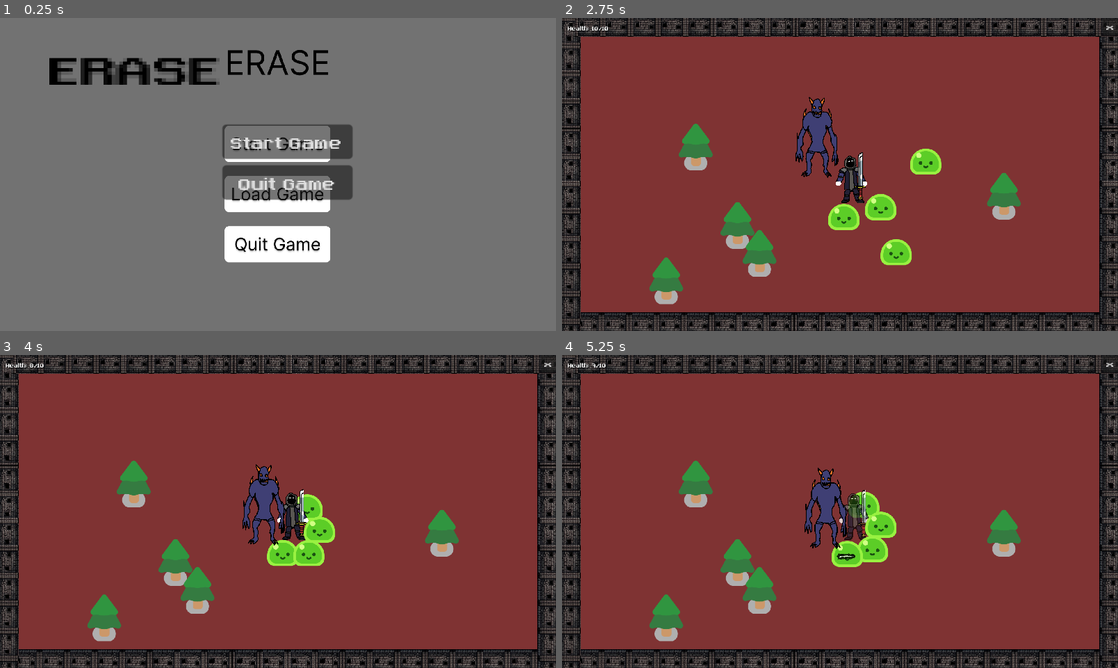
Above: before the commit, frames 1-4 (two rows, left to right).
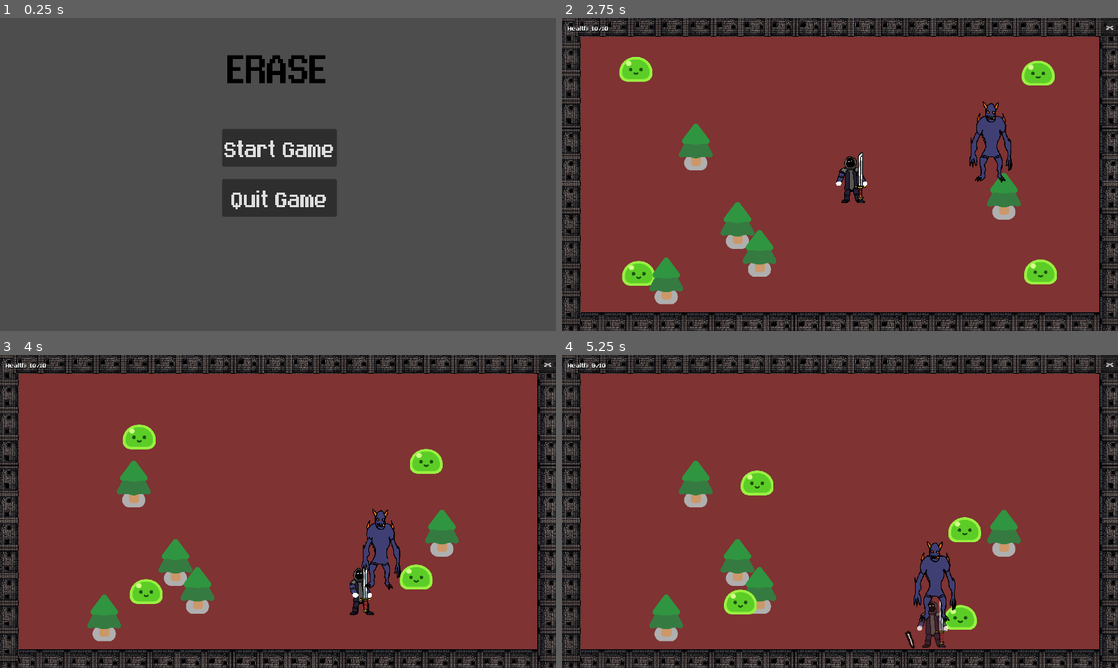
Above: after the commit, the same moments.

Repository: M1N4T0-K4N4E/Erase
Game: Godot game, scene res://TitleScreen.tscn
Two runs of this game, one before a commit and one after it. Both use one fixed random seed, a clock stepped at 60 frames per second and the inputs below.
Inputs (mouse positions are in pixels of both pictures, inside the frame that each line leads up to):
- Up to frame 1 (0.25 s): no input
- Up to frame 2 (2.75 s): click "Start Game" at 0.5 s; click "x" at 1.25 s; click "Start Game" at 2 s
- Up to frame 3 (4 s): move the mouse to (400, 495) at 2.77 s; hold D (move_right) 2.78-3.53 s; click (400, 495) at 2.85 s; move the mouse to (166, 527) at 3.52 s; hold S (move_down) from 3.53 s (still down); click (166, 527) at 3.6 s
- Up to frame 4 (5.25 s): move the mouse to (895, 442) at 4.27 s; release S (move_down) at 4.28 s; hold D (move_right) 4.28-5.03 s; click (895, 442) at 4.35 s; move the mouse to (812, 574) at 5.02 s; hold W (move_up) from 5.03 s (still down); click (812, 574) at 5.1 s

The runs differ from the first frame. In frame 1, 97% of the frame differs, in the area x 0-100%, y 0-100%; in frame 2, 5.3%; in frame 3, 5.9%; in frame 4, 5.8%.

Commit message:
update

Diff:
--- a/Asset/in_game_screen.tscn
+++ b/Asset/in_game_screen.tscn
@@ -36,19 +36,19 @@
 
 [node name="chromastone" parent="." instance=ExtResource("4_vclyg")]
 z_index = 6
-position = Vector2(773, 240)
+position = Vector2(1663, 351)
 
 [node name="Mob_test" parent="." instance=ExtResource("4_s8dgf")]
-position = Vector2(944, 824)
+position = Vector2(142, 984)
 
 [node name="Mob_test2" parent="." instance=ExtResource("4_s8dgf")]
-position = Vector2(1228, 955)
+position = Vector2(1773, 984)
 
 [node name="Mob_test3" parent="." instance=ExtResource("4_s8dgf")]
-position = Vector2(1382, 487)
+position = Vector2(1759, 173)
 
 [node name="Mob_test4" parent="." instance=ExtResource("4_s8dgf")]
-position = Vector2(1209, 766)
+position = Vector2(137, 166)
 
 [node name="Button" type="Button" parent="."]
 offset_left = 1867.0
--- a/Script/mob.gd
+++ b/Script/mob.gd
@@ -18,6 +18,11 @@
 	var direction = global_position.direction_to(player.global_position)
 	velocity = direction * 200.0
 	move_and_slide()
+
+	if velocity.length() > 0.0:
+		get_node("Slime").play_walk()
+	else :
+		get_node("Slime").play_idle()
 
 	# Check for collision with player
 	check_player_collision()
@@ -42,6 +47,7 @@
 	can_damage_player = true
 
 func take_damage(amount: int = 1):
+	get_node("Slime").play_hurt()
 	health -= amount
 	if health <= 0:
 		die()
--- a/TitleScreen.tscn
+++ b/TitleScreen.tscn
@@ -1,7 +1,8 @@
-[gd_scene load_steps=3 format=3 uid="uid://dk7s4hdgsy6um"]
+[gd_scene load_steps=4 format=3 uid="uid://dk7s4hdgsy6um"]
 
 [ext_resource type="Texture2D" uid="uid://bvagr1rhjvnt2" path="res://Asset/Desktop - 1.png" id="1_0fbet"]
 [ext_resource type="Script" uid="uid://t5r30pglrj7e" path="res://Script/title_screen.gd" id="1_pkhjh"]
+[ext_resource type="FontFile" uid="uid://dhf2w4g60556d" path="res://Fonts/ZFTERMIN__.ttf" id="3_1xr1c"]
 
 [node name="TitleScreen" type="Control"]
 layout_mode = 3
@@ -13,6 +14,7 @@
 script = ExtResource("1_pkhjh")
 
 [node name="TextureRect" type="TextureRect" parent="."]
+visible = false
 layout_mode = 0
 offset_right = 1920.0
 offset_bottom = 1080.0
@@ -20,30 +22,36 @@
 
 [node name="Label" type="Label" parent="."]
 layout_mode = 0
-offset_left = 171.0
-offset_top = 57.0
-offset_right = 219.0
-offset_bottom = 80.0
-scale = Vector2(13.3739, 11.5949)
+offset_left = 785.0
+offset_top = 56.0
+offset_right = 899.0
+offset_bottom = 103.0
+scale = Vector2(3.05585, 4.54285)
 theme_override_colors/font_color = Color(0, 0, 0, 1)
+theme_override_fonts/font = ExtResource("3_1xr1c")
+theme_override_font_sizes/font_size = 41
 text = "ERASE"
+text_direction = 1
 
 [node name="VBoxContainer" type="VBoxContainer" parent="."]
 layout_mode = 0
-offset_left = 768.0
-offset_top = 350.0
-offset_right = 864.0
-offset_bottom = 417.0
-scale = Vector2(4.68455, 4.39654)
-theme_override_constants/separation = 5
+offset_left = 767.0
+offset_top = 383.0
+offset_right = 985.0
+offset_bottom = 511.0
+scale = Vector2(1.81819, 2.36522)
+theme_override_constants/separation = 18
 alignment = 1
 
 [node name="startbtn" type="Button" parent="VBoxContainer"]
 layout_mode = 2
+theme_override_fonts/font = ExtResource("3_1xr1c")
+theme_override_font_sizes/font_size = 41
 text = "Start Game"
 
 [node name="quitbtn" type="Button" parent="VBoxContainer"]
 layout_mode = 2
+theme_override_font_sizes/font_size = 41
 text = "Quit Game"
 
 [connection signal="pressed" from="VBoxContainer/startbtn" to="." method="_on_startbtn_pressed"]
--- a/characters/slime/slime.gd
+++ b/characters/slime/slime.gd
@@ -8,3 +8,6 @@
 func play_hurt():
 	%AnimationPlayer.play("hurt")
 	%AnimationPlayer.queue("walk")
+
+func play_idle():
+	%AnimationPlayer.play("idle")
Not shown: 1 places in Asset/in_game_screen.tscn that only renumber resources
Not shown: 1 places in characters/customized/player.tscn that only renumber resources
Not shown: 1 places in characters/happy_boo/happy_boo.tscn that only renumber resources
Not shown: 1 places in characters/happy_boo/player.tscn that only renumber resources
